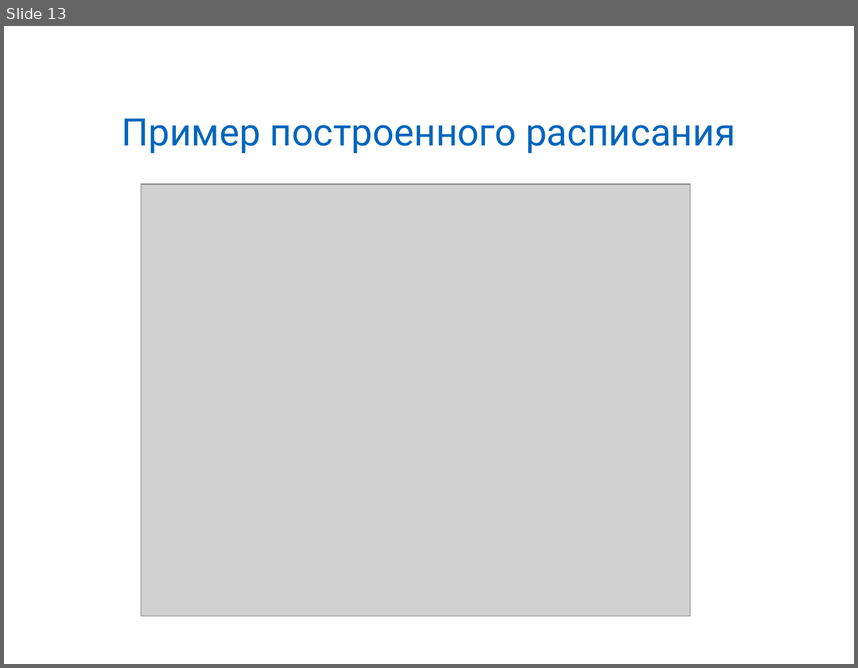
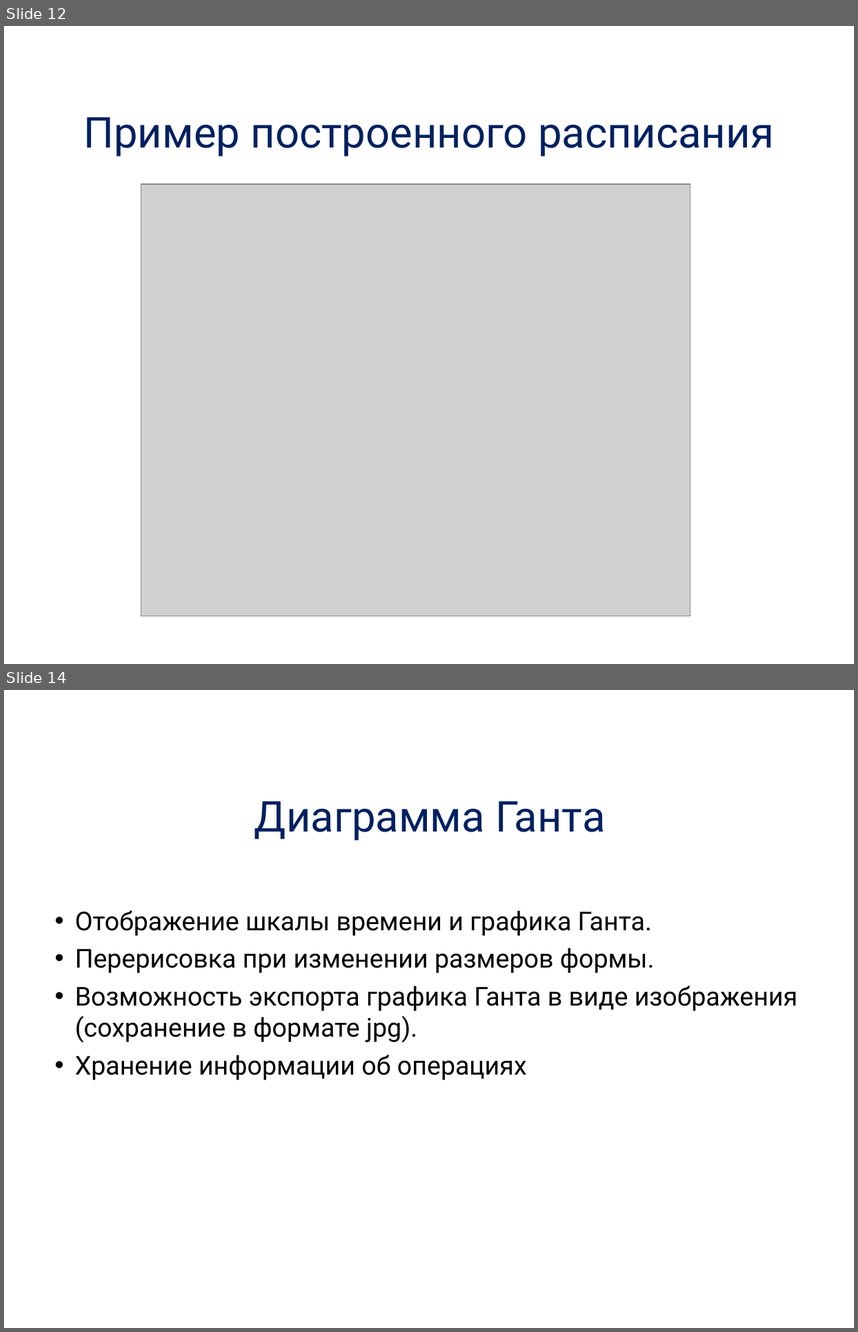
Before and after one commit to alexdegtev/SchedulerTask, a slide deck: Docs/presentation.ppt. Shown one above the other, each under a label of ours: slide 13 before the commit, slides 12 and 14 after it; the slides between them are not shown. The pictures are 858x668 and 858x1332 pixels, drawn with LibreOffice and Linux fonts; fonts in the diff are those of the drawing; grey boxes stand for pictures; background and template pictures are left out. Boxes give left, top, right and bottom in pixels: in the first picture for what was removed or moved away, otherwise in the second. Text is boxed around its words. In the diff, an @@ line names an element or a change of style, - is before the commit and + after.

```diff
--- a/Docs/presentation.ppt
+++ b/Docs/presentation.ppt
@@ slide 14 added at bbox=[4, 690, 854, 1328], background picture (left out) @@
@@ title added at bbox=[254, 801, 605, 840], 36 pt, text #002060 @@
+Диаграмма Ганта
@@ text added at bbox=[75, 910, 797, 1080], 22 pt, text #000000 @@
+• Отображение шкалы времени и графика Ганта.
+• Перерисовка при изменении размеров формы.
+• Возможность экспорта графика Ганта в виде изображения (сохранение в формате jpg).
+• Хранение информации об операциях
@@ what was slide 13 is now slide 12 @@
@@ slide 12 changed as well @@
@@ title "Пример построенного расписания" at bbox=[83, 117, 774, 156]: size 32 to 36 pt, text colour #0065BD to #002060 @@
```
Also in this commit, not shown: 15 other slides added, 20 slides removed.
